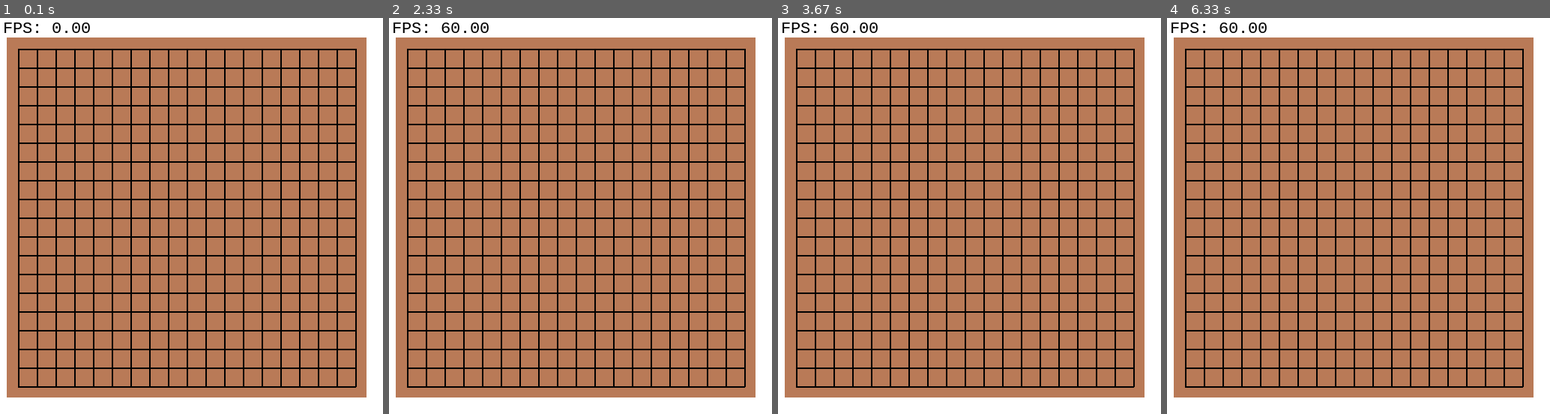
Above: before the commit, frames 1-4 (left to right).
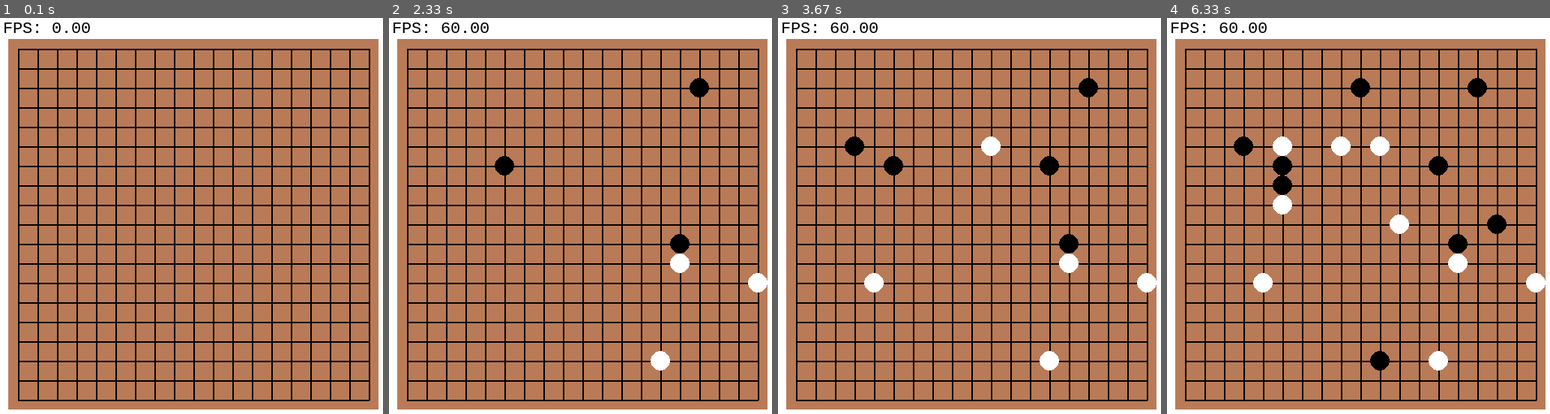
Above: after the commit, the same moments.

Repository: gwahak/Pygame
Game: pygame game, started from Lession04/Gomoku/Gomoku.py
The game is run twice, just before and just after one commit, with the same random seed, the same clock (stepped at 60 frames per second) and the same inputs.
Inputs (mouse positions are in pixels of both pictures, inside the frame that each line leads up to):
- Up to frame 1 (0.1 s): no input
- Up to frame 2 (2.33 s): click (683, 235) at 0.38 s; click (687, 263) at 0.72 s; click (500, 168) at 1.05 s; click (752, 275) at 1.38 s; click (695, 85) at 1.72 s; click (657, 354) at 2.05 s
- Up to frame 3 (3.67 s): click (1053, 160) at 2.38 s; click (988, 144) at 2.72 s; click (846, 136) at 3.05 s; click (877, 279) at 3.38 s
- Up to frame 4 (6.33 s): click (1274, 180) at 3.72 s; click (1289, 148) at 4.05 s; click (1488, 219) at 4.38 s; click (1285, 208) at 4.72 s; click (1373, 366) at 5.05 s; click (1331, 152) at 5.38 s; click (1369, 89) at 5.72 s; click (1404, 219) at 6.05 s

The runs differ from the first frame. In frame 1, 27% of the frame differs, in the area x 1-99%, y 4-99%; in frame 2, 27%; in frame 3, 28%; in frame 4, 29%.

Commit message:
調整棋盤大小 處理下子輸入

Diff:
--- a/Lession04/Gomoku/Chessboard.py
+++ b/Lession04/Gomoku/Chessboard.py
@@ -4,17 +4,34 @@
 class Chessboard:
 
     def __init__(self):
-        self.grid_size = 25
+        self.grid_size = 26
         self.start_x, self.start_y = 30, 50
-        self.edge_size = 15
+        self.edge_size = self.grid_size / 2
         self.grid_count = 19
+        self.piece = 'b'
 
         self.grid = []
         for i in range(self.grid_count):
             self.grid.append(list("." * self.grid_count))
 
-    def set_piece(self, r, c, color):
-        self.grid[r][c] = color
+    def handle_key_event(self, e):
+        origin_x = self.start_x - self.edge_size
+        origin_y = self.start_y - self.edge_size
+        size = (self.grid_count - 1) * self.grid_size + self.edge_size
+        pos = e.pos
+        if origin_x <= pos[0] <= origin_x + size and origin_y <= pos[1] <= origin_y + size:
+            x = pos[0] - origin_x
+            y = pos[1] - origin_y
+            self.set_piece(int(y // self.grid_size), int(x // self.grid_size))
+
+    def set_piece(self, r, c):
+        if self.grid[r][c] == '.':
+            self.grid[r][c] = self.piece
+
+            if self.piece == 'b':
+                self.piece = 'w'
+            else:
+                self.piece = 'b'
 
     def draw(self, screen):
         # 棋盤底色
--- a/Lession04/Gomoku/Gomoku.py
+++ b/Lession04/Gomoku/Gomoku.py
@@ -28,6 +28,8 @@
         for e in pygame.event.get():
             if e.type == pygame.QUIT:
                 self.going = False
+            elif e.type == pygame.MOUSEBUTTONDOWN:
+                self.chessboard.handle_key_event(e)
 
     def draw(self):
         self.screen.fill((255, 255, 255))
